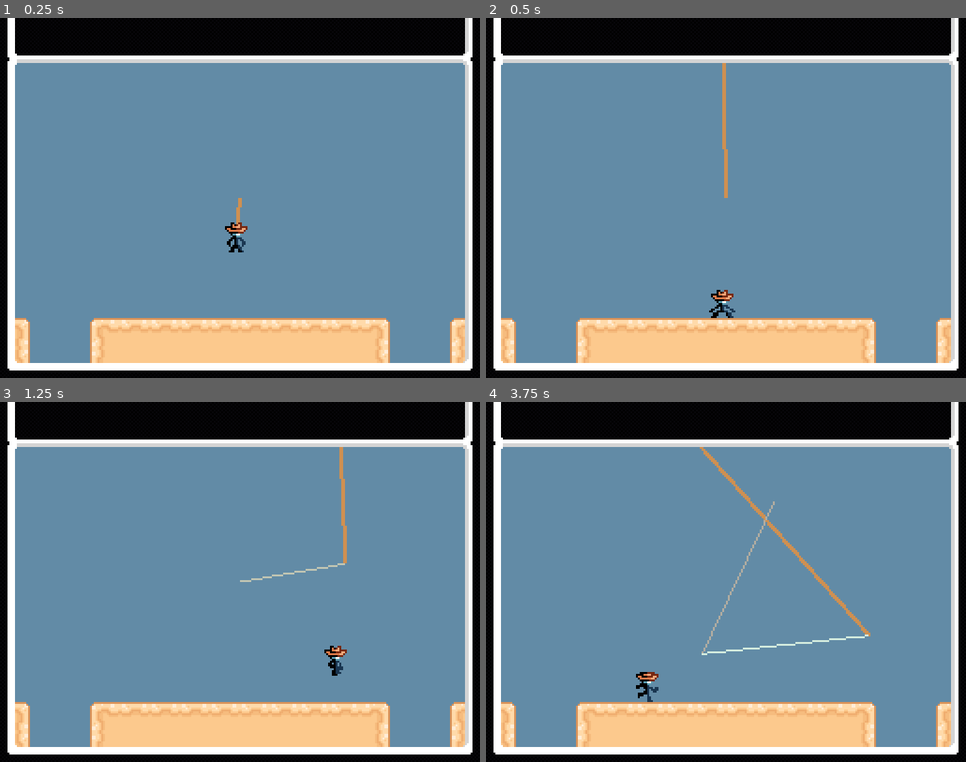
Above: before the commit, frames 1-4 (two rows, left to right).
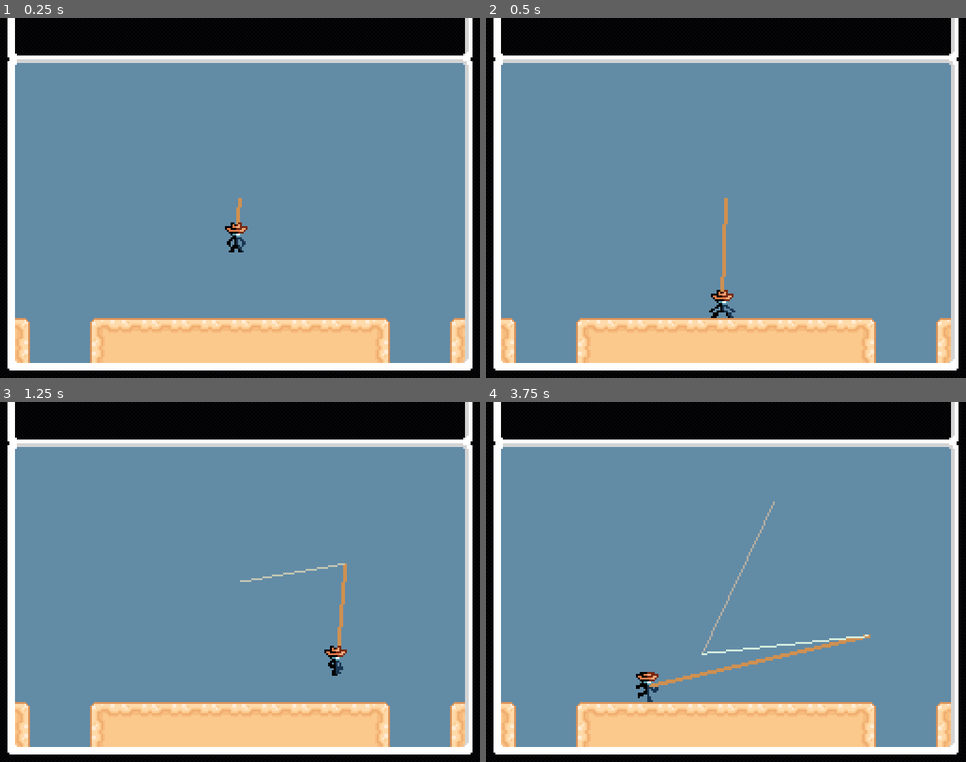
Above: after the commit, the same moments.

Repository: Jcodefox/GMTK-2025
Game: Godot game, scene res://scenes/topscenes/gameplay_topscene.tscn
Two runs of this game, one before a commit and one after it. Both use one fixed random seed, a clock stepped at 60 frames per second and the inputs below.
Inputs (mouse positions are in pixels of both pictures, inside the frame that each line leads up to):
- Up to frame 1 (0.25 s): no input
- Up to frame 2 (0.5 s): no input
- Up to frame 3 (1.25 s): move the mouse to (345, 564) at 0.52 s; hold D (move_right) from 0.53 s (still down); tap Space (move_jump) at 0.77 s
- Up to frame 4 (3.75 s): move the mouse to (630, 600) at 1.27 s; tap Space (move_jump) at 1.52, 3.02 s; move the mouse to (774, 502) at 2.02 s; release D (move_right) at 2.03 s; hold A (move_left) 2.03-2.78 s; move the mouse to (702, 654) at 2.77 s; hold D (move_right) from 2.78 s (still down); move the mouse to (870, 636) at 3.52 s

Frame 1 is identical in both runs. In frame 2, 0.5% of the frame differs, in the area x 48-51%, y 12-77%; in frame 3, 0.4%; in frame 4, 1.0%, in the area x 33-81%, y 12-80%.

Commit message:
Update player_v2.gd

Diff:
--- a/scripts/prefabs/player_v2.gd
+++ b/scripts/prefabs/player_v2.gd
@@ -111,8 +111,8 @@
 func get_visible_player_pos() -> Vector2:
 	var p: Vector2 = global_position
 
+	p -= world_top_left
+	p = p.posmodv(world_dimensions)
 	p += world_top_left
-	p = p.posmodv(world_dimensions)
-	p -= world_top_left
 
 	return p
